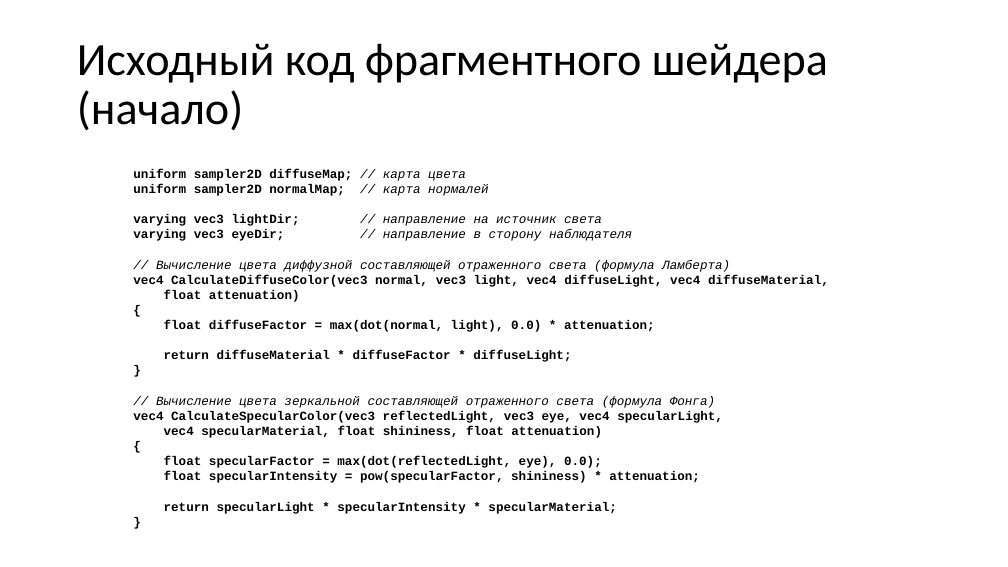
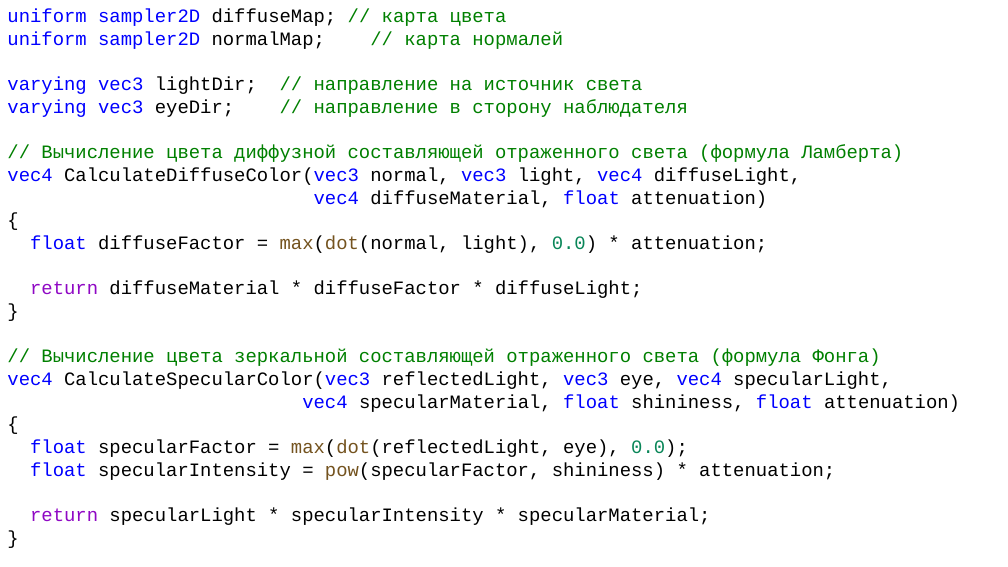
Before and after one commit to alexey-malov/cg-course, a slide deck: slide 29 of lectures/08 - Практическое использование шейдеров.pptx (slide 27 before the commit). Drawn at 1008x567 pixels with LibreOffice and Linux fonts; fonts in the diff are those of the drawing. Boxes give left, top, right and bottom in pixels: in the first picture for what was removed or moved away, otherwise in the second. Text is boxed around its words. In the diff, an @@ line names an element or a change of style, - is before the commit and + after.

Commit message:
Добавил пример с lighting models

```diff
--- a/lectures/08 - Практическое использование шейдеров.pptx
+++ b/lectures/08 - Практическое использование шейдеров.pptx
@@ text "uniform sampler2D diffuseMap; // карта ...": place and size @@
-text "uniform sampler2D diffuseMap; // карта ..." at (133,169,829,514)
+text "uniform sampler2D diffuseMap; // карта ..." at (7,9,960,525)
@@ text at (7,9,960,525): size 12 to 18 pt in "uniform sampler2D diffuseMap; // карта цвета", "uniform sampler2D normalMap; // карта нормалей", "varying vec3 lightDir; // направление на источник ...", "varying vec3 eyeDir; // направление в сторону ..." and 13 more places; text colour #000000 to #0000FF in "uniform sampler2D", "uniform sampler2D", "varying vec3", "varying vec3" and 5 more places; text colour #000000 to #008000, italic off in "// карта цвета", "// карта нормалей", "// направление на источник света", "// направление в сторону наблюдателя" and 2 more places; bold off in "uniform sampler2D diffuseMap;", "uniform sampler2D normalMap;", "varying vec3 lightDir;", "varying vec3 eyeDir;" and 11 more places; text colour #000000 to #74531F in "max(dot(normal,", "max(dot(reflectedLight,", "pow(specularFactor,"; text colour #000000 to #098658 in "0.0)", "0.0);"; text colour #000000 to #8F08C4 in "return", "return" @@
@@ title removed at (77,43,828,131) @@
-Исходный код фрагментного шейдера (начало)
@@ text at (7,168,801,208): text changed; size 12 to 18 pt; bold off @@
-vec4 CalculateDiffuseColor(vec3 normal, vec3 light, vec4 diffuseLight, vec4 diffuseMaterial,
-float attenuation)
+vec4 CalculateDiffuseColor(vec3 normal, vec3 light, vec4 diffuseLight,
+vec4 diffuseMaterial, float attenuation)
```
Also in this commit, not shown: 10 other slides changed, 16 slides added, 22 other files.
